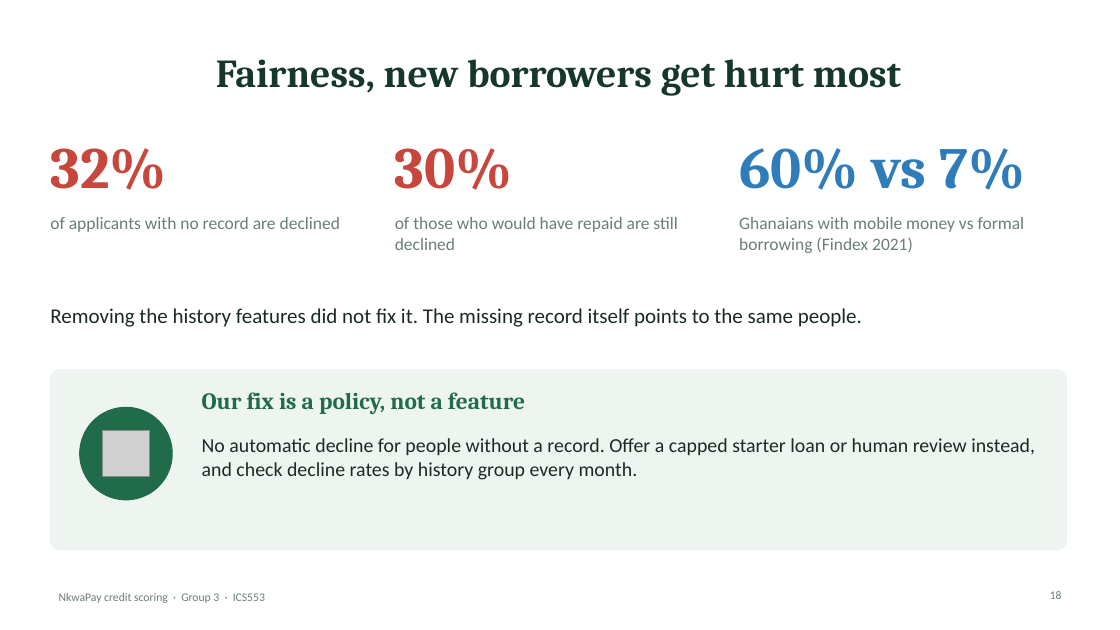
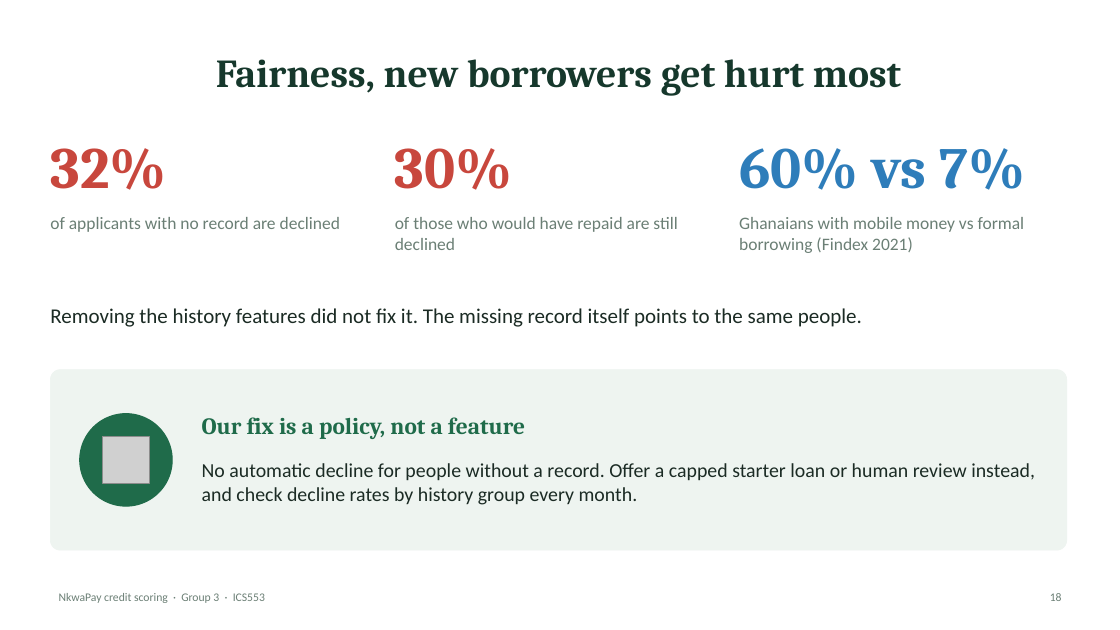
Before and after one commit to ASU-MICS-2028/mle-group-3-prosit-2, a slide deck: slide 18 of slides/NkwaPay_Debrief_Simple.pptx. Drawn at 1120x630 pixels with LibreOffice and Linux fonts; fonts in the diff are those of the drawing; grey boxes stand for pictures. Boxes give left, top, right and bottom in pixels: in the first picture for what was removed or moved away, otherwise in the second. Text is boxed around its words. In the diff, an @@ line names an element or a change of style, - is before the commit and + after.

```diff
--- a/slides/NkwaPay_Debrief_Simple.pptx
+++ b/slides/NkwaPay_Debrief_Simple.pptx
@@ ellipse: place and size @@
-ellipse at [80, 408, 172, 500]
+ellipse at [80, 413, 172, 506]
@@ text "Our fix is a policy, ...": place and size @@
-text "Our fix is a policy, ..." at [202, 392, 525, 414]
+text "Our fix is a policy, ..." at [202, 417, 525, 439]
@@ picture: place and size @@
-picture at [103, 430, 150, 476]
+picture at [103, 437, 150, 483]
@@ text "No automatic decline for people ...": place and size @@
-text "No automatic decline for people ..." at [202, 438, 1035, 480]
+text "No automatic decline for people ..." at [202, 463, 1035, 505]
```
Also in this commit, not shown: 23 other slides changed.
